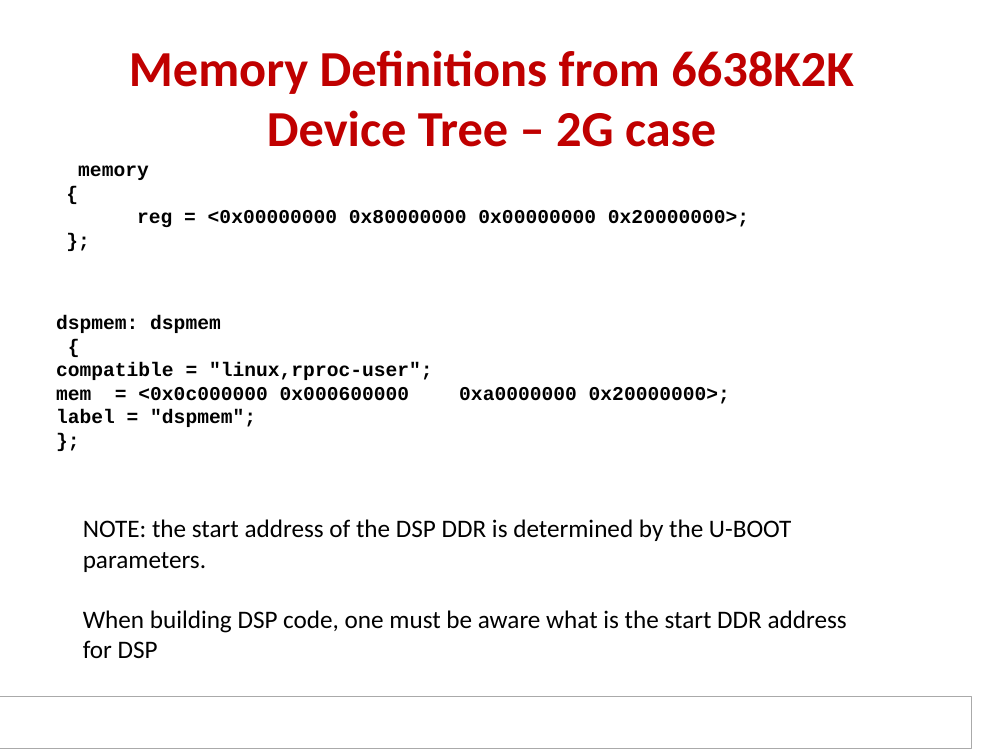
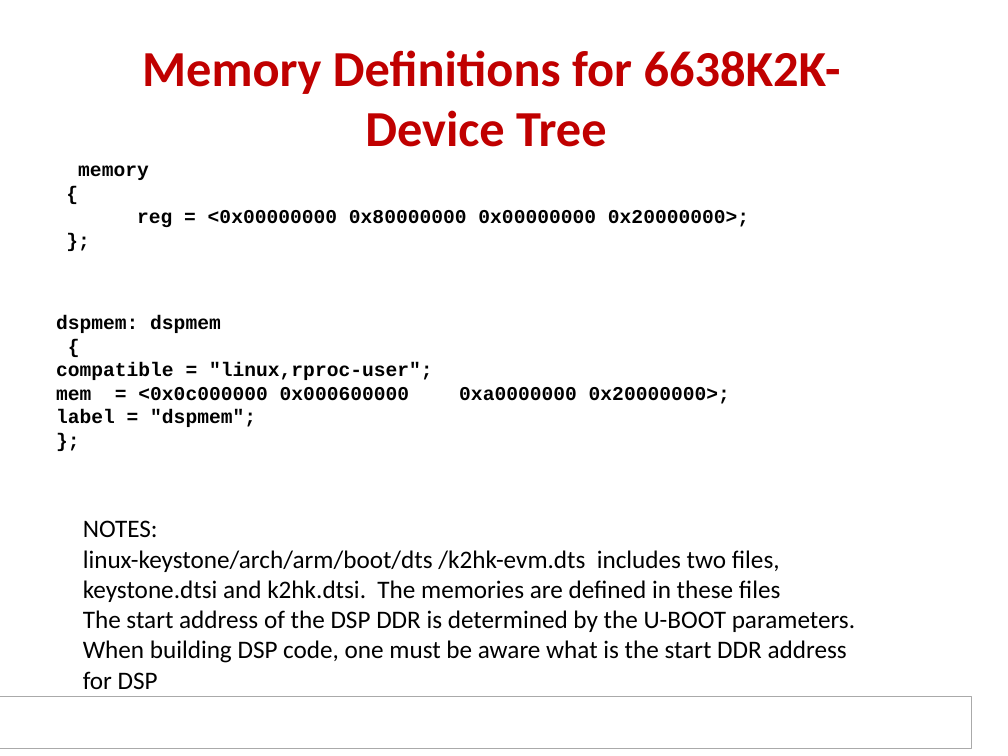
Before and after one commit to hari1989/keystone-workshop, a slide deck: slide 32 of slides/KeyStone ARM DSP.pptx (slide 34 before the commit). Drawn at 1008x756 pixels with LibreOffice and Linux fonts; fonts in the diff are those of the drawing; background and template pictures are left out. Boxes give left, top, right and bottom in pixels: in the first picture for what was removed or moved away, otherwise in the second. Text is boxed around its words. In the diff, an @@ line names an element or a change of style, - is before the commit and + after.

```diff
--- a/slides/KeyStone ARM DSP.pptx
+++ b/slides/KeyStone ARM DSP.pptx
@@ title at box(142, 50, 841, 147): text changed @@
-Memory Definitions from 6638K2K
-Device Tree – 2G case
+Memory Definitions for 6638K2K-
+Device Tree
@@ text at box(83, 520, 855, 632): text changed @@
-NOTE: the start address of the DSP DDR is determined by the U-BOOT parameters.
+NOTES:
+linux-keystone/arch/arm/boot/dts /k2hk-evm.dts includes two files, keystone.dtsi and k2hk.dtsi. The memories are defined in these files
+The start address of the DSP DDR is determined by the U-BOOT parameters.
```
Also in this commit, not shown: 15 other slides changed, 8 slides added, 15 slides removed.
